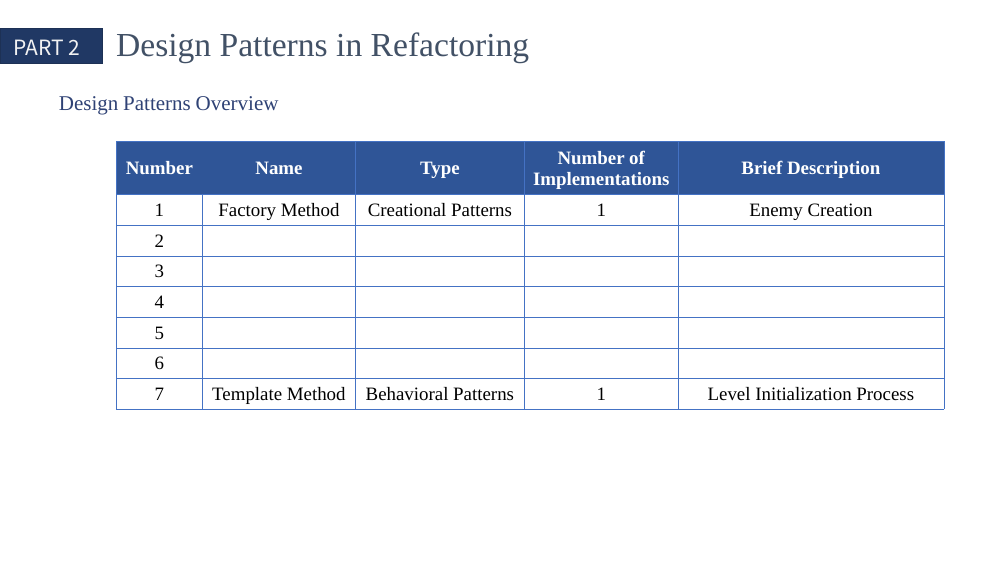
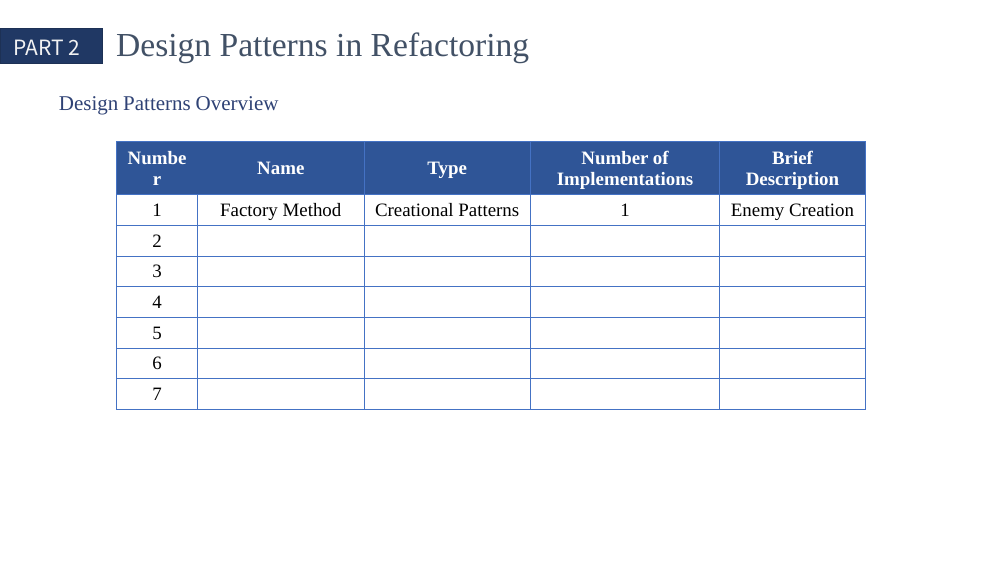
Before and after one commit to QinCheng0928/Cocos2d, a slide deck: slide 5 of 文档/DesignPattern.pptx. Drawn at 1008x567 pixels with LibreOffice and Linux fonts; fonts in the diff are those of the drawing. Boxes give left, top, right and bottom in pixels: in the first picture for what was removed or moved away, otherwise in the second. Text is boxed around its words. In the diff, an @@ line names an element or a change of style, - is before the commit and + after.

```diff
--- a/文档/DesignPattern.pptx
+++ b/文档/DesignPattern.pptx
@@ table at (116,141,865,409) @@
-row 8: 7 | Template Method | Behavioral Patterns | 1 | Level Initialization Process
+row 8: 7 |  |  |  | 
@@ table: place and size @@
-table at (116,141,944,409)
+table at (116,141,865,409)
```
Also in this commit, not shown: 3 other slides changed, 1 slide removed, 5 other files.
